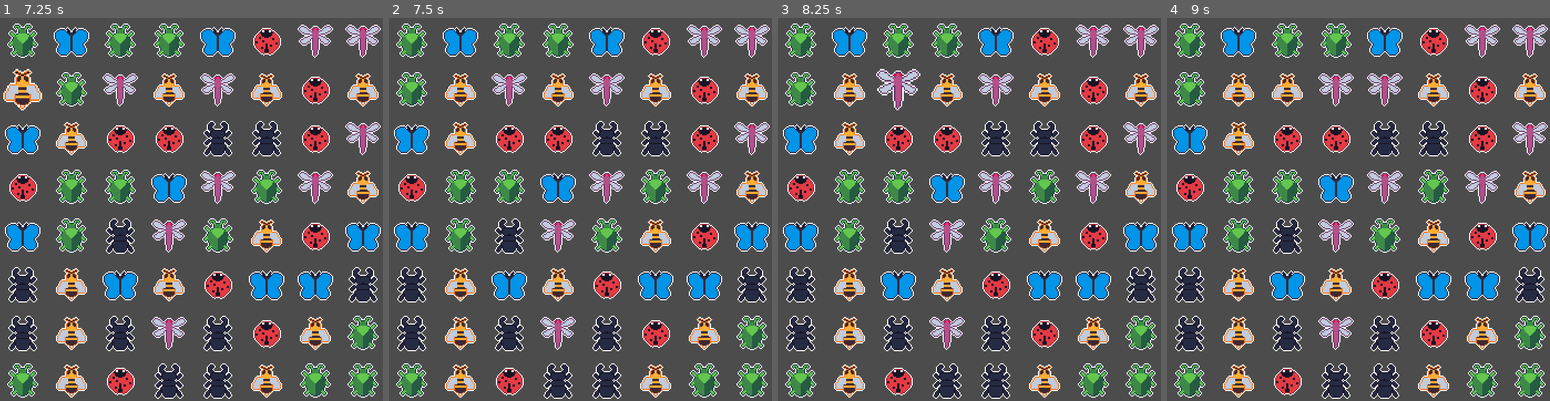
Above: before the commit, frames 1-4 (left to right).
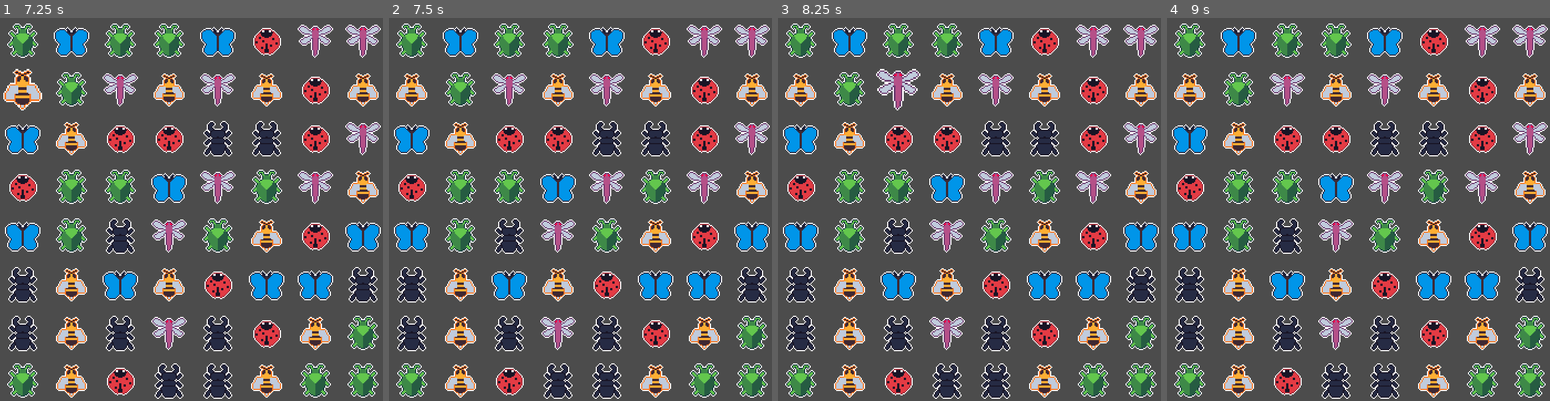
Above: after the commit, the same moments.

Repository: rthurmed/Match3
Game: Godot game, scene res://src/Game.tscn
Same seed, same stepped clock (60 frames per second), same inputs: the game is played once before the commit and once after it.
Inputs (mouse positions are in pixels of both pictures, inside the frame that each line leads up to):
- Up to frame 1 (7.25 s): tap Enter at 0.5 s; move the mouse to (22, 40) at 0.52 s; press the mouse at (22, 40) at 0.53 s; tap R (reset) every 0.75 s from 1.25 to 4.25 s; move the mouse to (68, 40) at 1.27 s; release the mouse at (68, 40) at 1.28 s; click (68, 40) at 1.35 s; move the mouse to (118, 40) at 2.02 s; press the mouse at (118, 40) at 2.03 s; move the mouse to (168, 40) at 2.77 s; release the mouse at (168, 40) at 2.78 s; click (168, 40) at 2.85 s; move the mouse to (218, 40) at 3.52 s; press the mouse at (218, 40) at 3.53 s; move the mouse to (264, 40) at 4.27 s; release the mouse at (264, 40) at 4.28 s; click (264, 40) at 4.35 s; move the mouse to (314, 40) at 5.02 s; press the mouse at (314, 40) at 5.03 s; move the mouse to (360, 40) at 5.77 s; release the mouse at (360, 40) at 5.78 s; click (360, 40) at 5.85 s; move the mouse to (22, 86) at 6.52 s; press the mouse at (22, 86) at 6.53 s
- Up to frame 2 (7.5 s): move the mouse to (457, 86) at 7.27 s; release the mouse at (457, 86) at 7.28 s; click (457, 86) at 7.35 s
- Up to frame 3 (8.25 s): move the mouse to (896, 86) at 8.02 s; press the mouse at (896, 86) at 8.03 s
- Up to frame 4 (9 s): move the mouse to (1335, 86) at 8.77 s; release the mouse at (1335, 86) at 8.78 s; click (1335, 86) at 8.85 s

Frame 1 is identical in both runs. In frame 2, 1.0% of the frame differs, in the area x 1-23%, y 14-24%; in frame 3, 1.0%; in frame 4, 2.0%, in the area x 1-49%, y 14-24%.

Commit message:
Reset moved tiles if they dont match 3

Diff:
--- a/src/Game.gd
+++ b/src/Game.gd
@@ -85,11 +85,13 @@
 		sequence = sequence_v
 
 	if sequence.size() < SEQUENCE_MIN:
-		return
+		return false
 
 	clean_sequence(sequence)
 	pull_cells_down()
 	fill_empty_cells()
+
+	return true
 
 
 func search_linear_sequence(cell_id, origin, step):
@@ -150,5 +152,8 @@
 
 	switch_values(id, target_id)
 
-	check_possible_sequences(id)
-	check_possible_sequences(target_id)
+	var updated1 = check_possible_sequences(id)
+	var updated2 = check_possible_sequences(target_id)
+
+	if updated1 == updated2 and updated1 == false:
+		switch_values(id, target_id)
